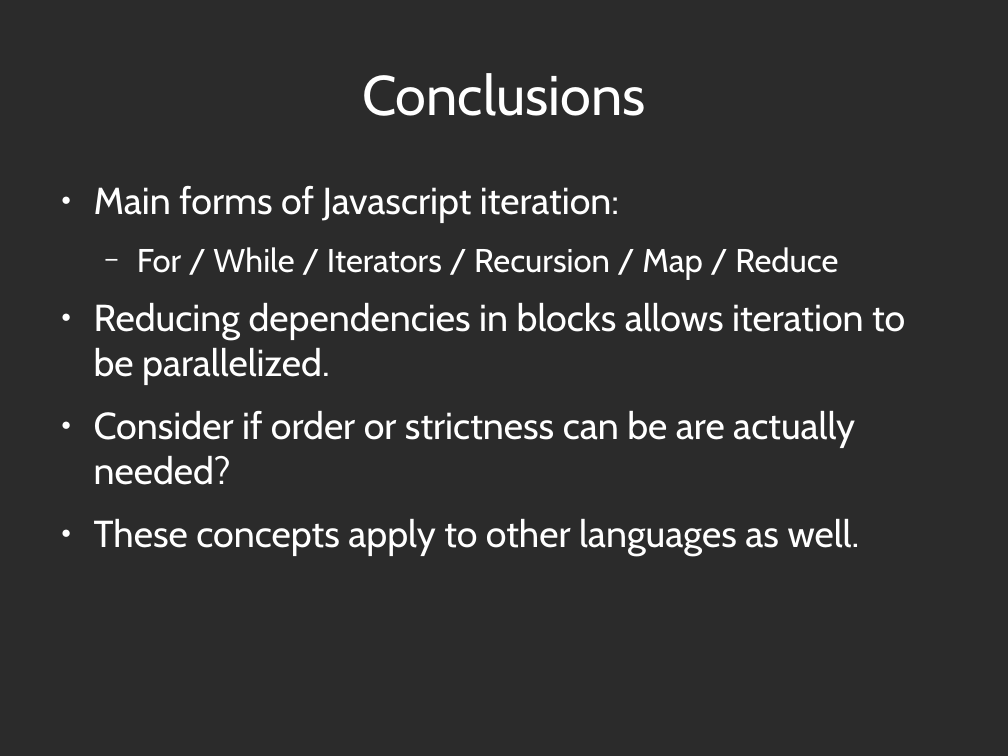
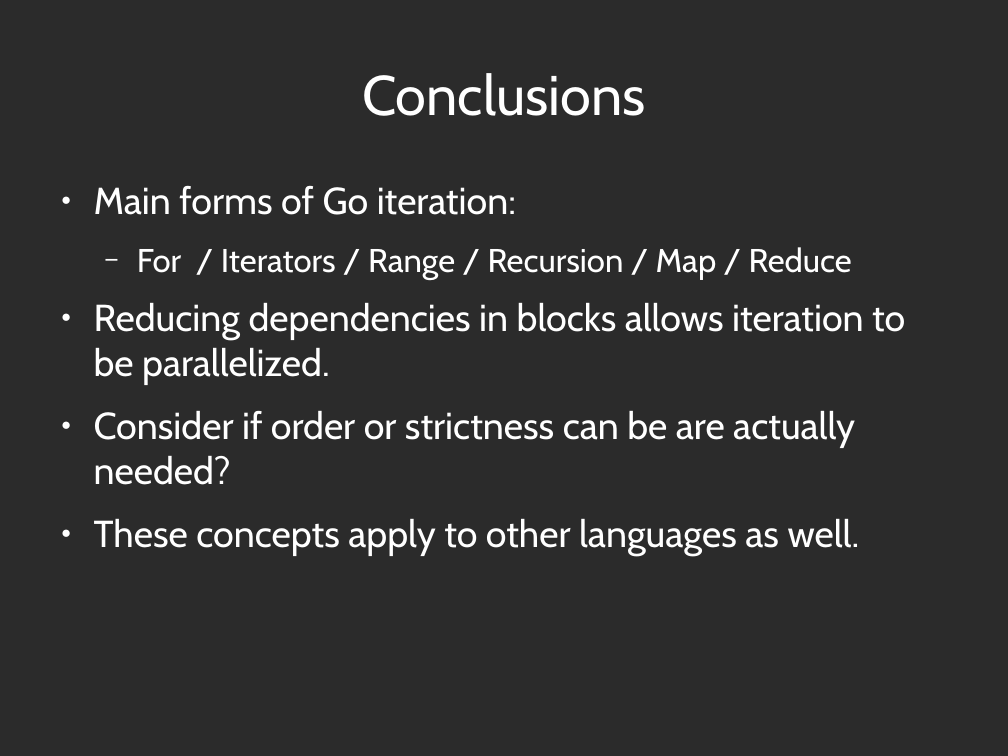
Before and after one commit to abramhindle/python-iteration-talk, a slide deck: slide 19 of iteration-talk-go.odp (slide 20 before the commit). Drawn at 1008x756 pixels with LibreOffice and Linux fonts; fonts in the diff are those of the drawing; background and template pictures are left out; a plain dark background stands for a picture behind light text. Boxes give left, top, right and bottom in pixels: in the first picture for what was removed or moved away, otherwise in the second. Text is boxed around its words. In the diff, an @@ line names an element or a change of style, - is before the commit and + after.

```diff
--- a/iteration-talk-go.odp
+++ b/iteration-talk-go.odp
@@ text at [94, 186, 852, 280]: text changed @@
-● Main forms of Javascript iteration:
-  − For / While / Iterators / Recursion / Map / Reduce
+● Main forms of Go iteration:
+  − For / Iterators / Range / Recursion / Map / Reduce
```
Also in this commit, not shown: 3 other slides changed, 1 slide removed.
